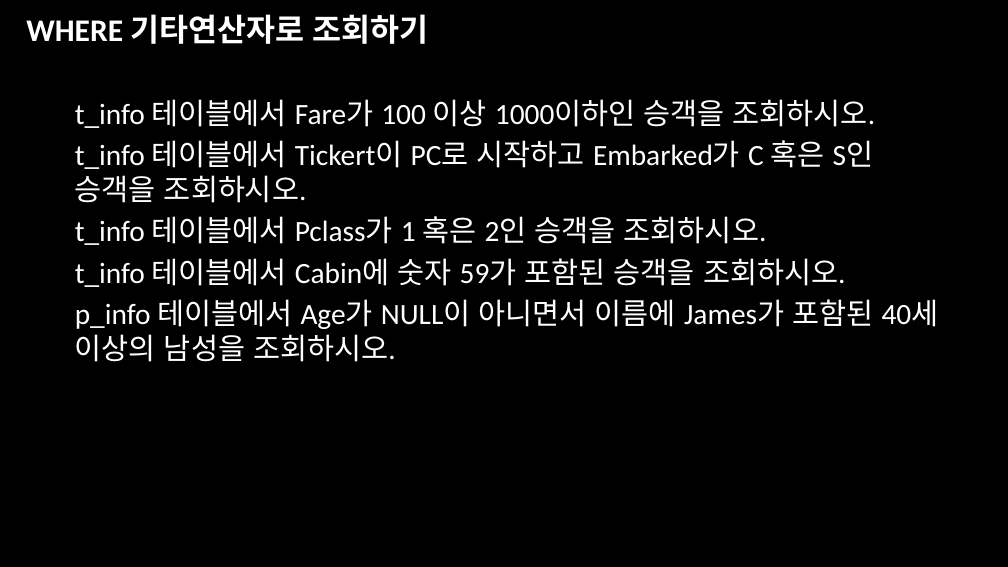
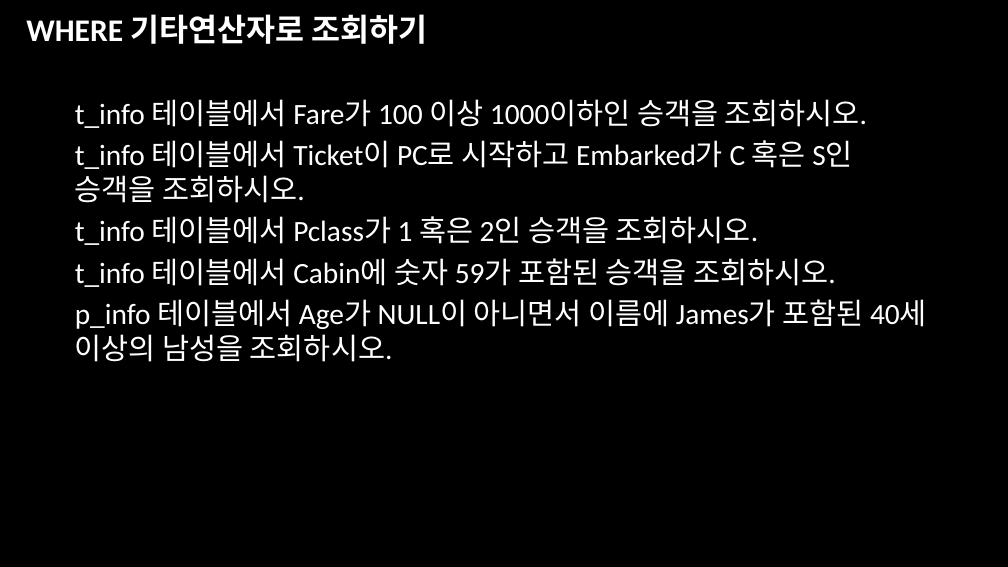
Before and after one commit to juhooong/fintech_service, a slide deck: slide 47 of 01DATABASE/데이터 분석을 위한 SQL입문(포맷 정리)2.pptx. Drawn at 1008x567 pixels with LibreOffice and Linux fonts; fonts in the diff are those of the drawing. Boxes give left, top, right and bottom in pixels: in the first picture for what was removed or moved away, otherwise in the second. Text is boxed around its words. In the diff, an @@ line names an element or a change of style, - is before the commit and + after.

```diff
--- a/01DATABASE/데이터 분석을 위한 SQL입문(포맷 정리)2.pptx
+++ b/01DATABASE/데이터 분석을 위한 SQL입문(포맷 정리)2.pptx
@@ text at (75,140,853,203): text changed @@
-• t_info 테이블에서 Tickert이 PC로 시작하고 Embarked가 C 혹은 S인 승객을 조회하시오.
+• t_info 테이블에서 Ticket이 PC로 시작하고 Embarked가 C 혹은 S인 승객을 조회하시오.
```
Also in this commit, not shown: 18 other slides changed, 1 slide added, 26 other files.
